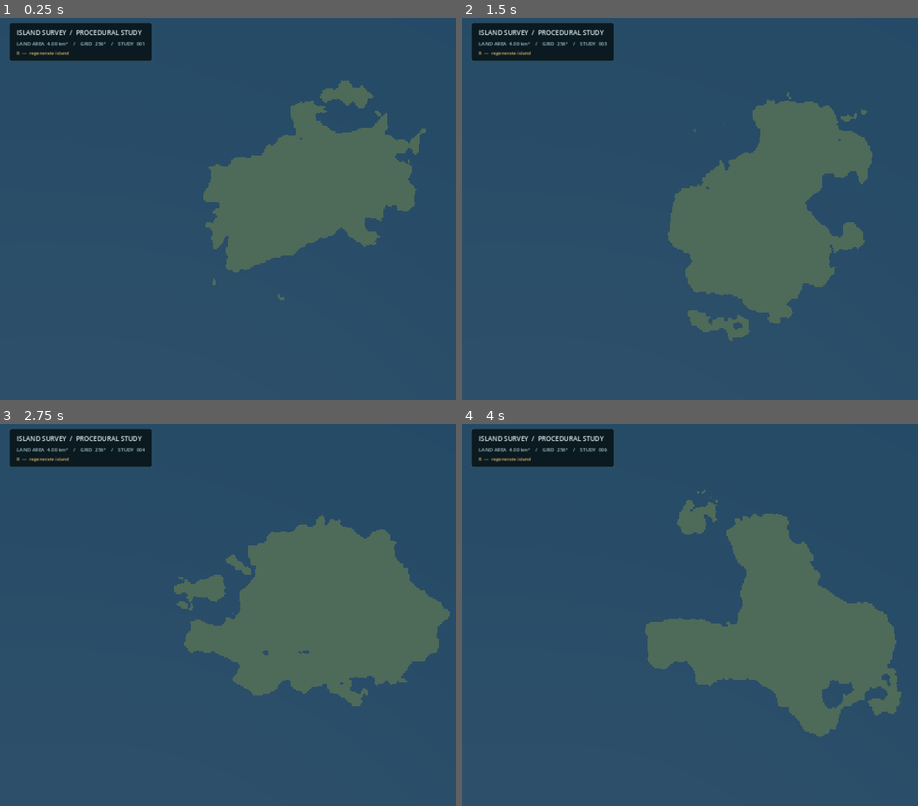
Above: before the commit, frames 1-4 (two rows, left to right).
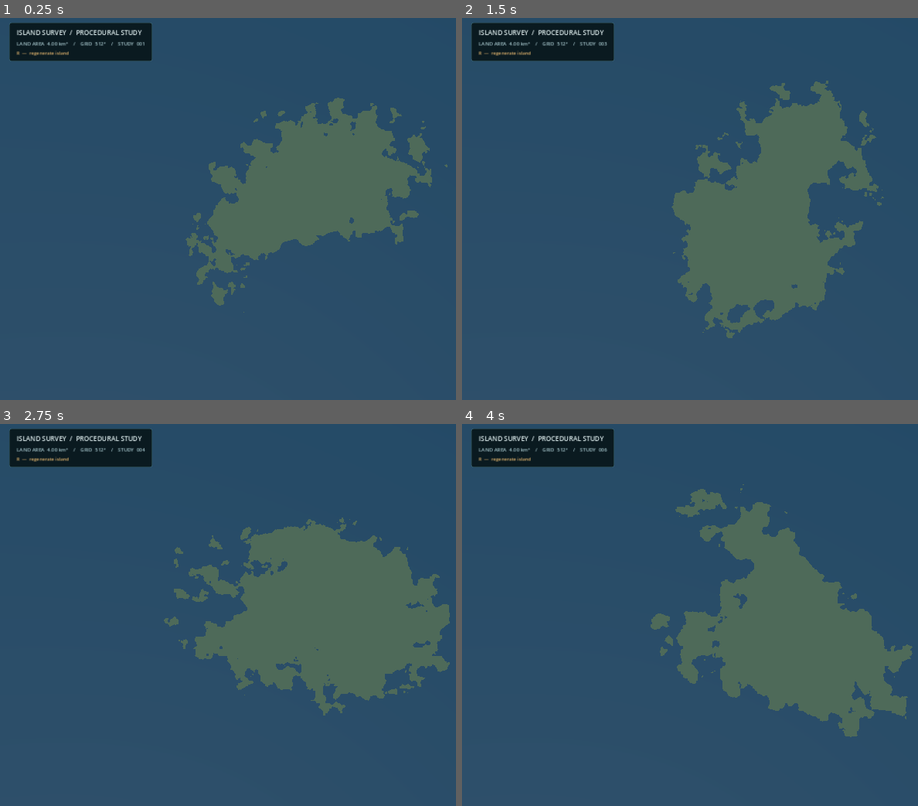
Above: after the commit, the same moments.

Repository: Temeramor/PG-Island
Game: Godot game, scene res://main.tscn
Two runs of this game, one before a commit and one after it. Both use one fixed random seed, a clock stepped at 60 frames per second and the inputs below.
Inputs:
- Up to frame 1 (0.25 s): no input
- Up to frame 2 (1.5 s): tap Enter at 0.5 s; tap R at 0.6, 1.35 s; tap Space at 1.25 s
- Up to frame 3 (2.75 s): tap Enter at 2 s; tap R at 2.1 s
- Up to frame 4 (4 s): tap Space at 2.75 s; tap R at 2.85, 3.6 s; tap Enter at 3.5 s

The runs differ from the first frame. In frame 1, 4.8% of the frame differs, in the area x 20-99%, y 6-78%; in frame 2, 4.8%; in frame 3, 4.6%; in frame 4, 6.3%, in the area x 20-99%, y 6-83%.

Commit message:
Increase island mask resolution for finer coastlines

Diff:
--- a/scripts/island_generator.gd
+++ b/scripts/island_generator.gd
@@ -1,6 +1,6 @@
 extends Node3D
 
-const GRID_SIZE := 256
+const GRID_SIZE := 512
 const TARGET_AREA_M2 := 4_000_000.0
 const WATER_SIZE := 20_000.0
 
